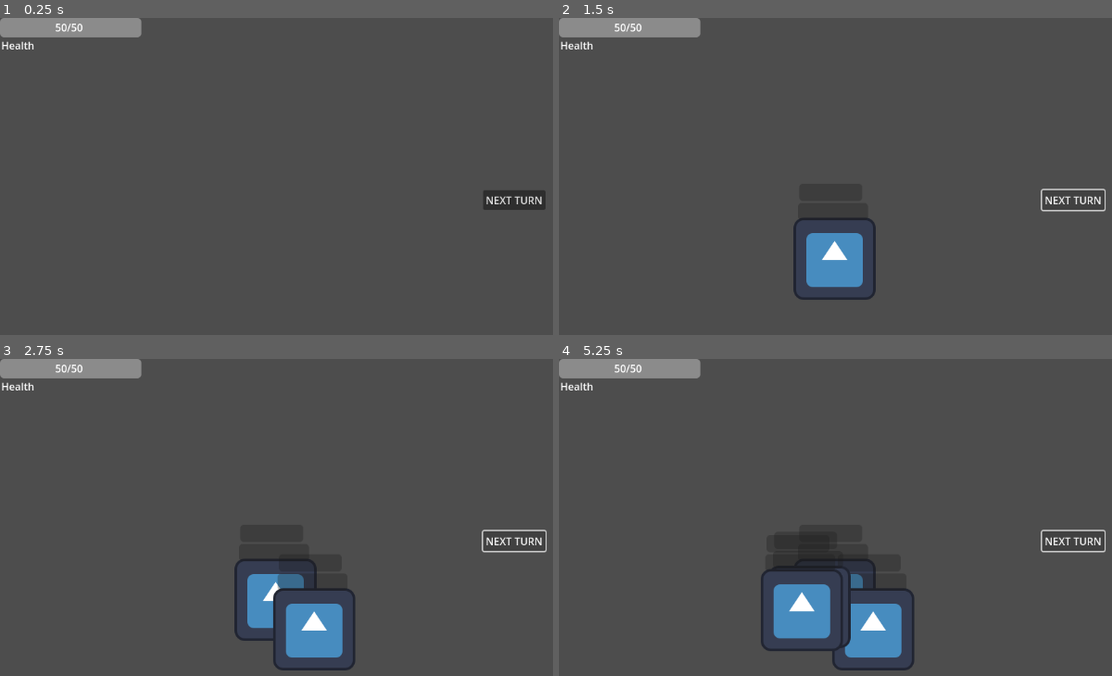
Above: before the commit, frames 1-4 (two rows, left to right).
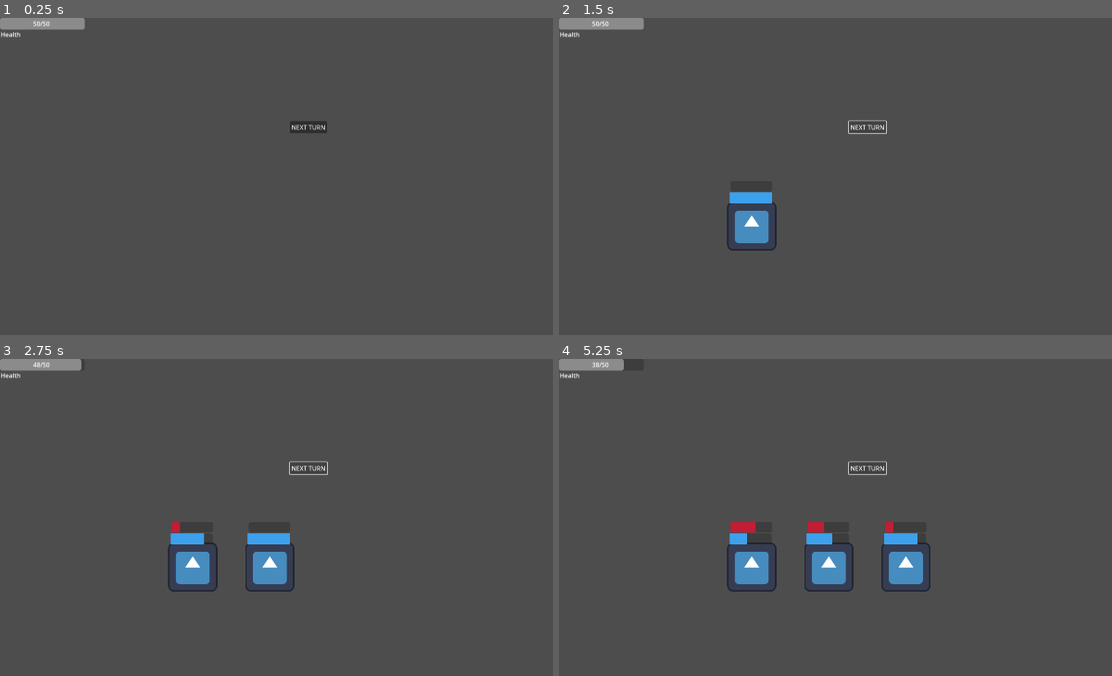
Above: after the commit, the same moments.

Repository: akpulaski/GameOff2023
Game: Godot game, scene res://game_controller.tscn
The game is run twice, just before and just after one commit, with the same random seed, the same clock (stepped at 60 frames per second) and the same inputs. The project has no main scene, so this scene is started directly. The engine's default icon, where the game draws it, is replaced by a stand-in: a white triangle on a blue panel in a dark square.
Inputs:
- Up to frame 1 (0.25 s): no input
- Up to frame 2 (1.5 s): click "NEXT TURN" at 0.5 s; click "NEXT TURN" at 1.25 s
- Up to frame 3 (2.75 s): click "NEXT TURN" at 2 s
- Up to frame 4 (5.25 s): tap Enter at 2.75, 4.25 s; tap Space at 3.5, 5 s

The runs differ from the first frame. In frame 1, 2.0% of the frame differs, in the area x 0-99%, y 0-61%; in frame 2, 4.9%; in frame 3, 7.1%; in frame 4, 10%, in the area x 0-99%, y 0-99%.

Commit message:
working max enemies

Diff:
--- a/Enemy.gd
+++ b/Enemy.gd
@@ -21,6 +21,8 @@
 func _ready():
 	$HungerMeter.max_value=MAX_HUNGER
 	$PatienceMeter.max_value=MAX_PATIENCE
+	Hunger=0
+	Patience=MAX_PATIENCE
 	pass # Replace with function body.
 
 func on_turn_change():
--- /dev/null
+++ b/EnemyPosition.gd
@@ -0,0 +1,4 @@
+class_name EnemyPos
+
+var occupied = false
+var coords = Vector2.ZERO
--- a/GameController.gd
+++ b/GameController.gd
@@ -4,6 +4,10 @@
 	PLAYER,
 	ENEMY
 }
+var MAX_ENEMIES = 3
+var enemyAmount = 0
+var enemypositions = []
+var possiblePositions = [Vector2(500,540),Vector2(700,540),Vector2(900,540)]
 var turnState:
 	set(value):
 		turnState=value
@@ -14,8 +18,8 @@
 				pass
 			#on enemy turn, call functions/stuff
 			TURNSTATES.ENEMY:
+				get_tree().call_group("enemies","on_turn_change")
 				spawnEnemy(1,0)
-				#find way to call the on_turn_change of every active enemy
 				print("ENEMY TURN START")
 				pass
 	get:
@@ -45,13 +49,25 @@
 # Called when the node enters the scene tree for the first time.
 func spawnEnemy(amount,_type):
 	for i in amount:
-		var enemy = load("res://enemy.tscn").instantiate()
-		add_child(enemy)
-		enemy.position = Vector2(randi_range(300,500),randi_range(300,500))
+		if enemyAmount<MAX_ENEMIES:
+			enemyAmount+=1
+			var enemy = load("res://enemy.tscn").instantiate()
+			add_child(enemy)
+			print(enemyAmount)
+			for j in MAX_ENEMIES:
+				if not enemypositions[j].occupied:
+					enemy.position = enemypositions[j].coords
+					enemypositions[j].occupied = true
+					break
+
 func _ready():
 	$UI.get_node("HealthBar").max_value=MAX_PLAYER_HP
 	PlayerHP = MAX_PLAYER_HP
 	turnState = TURNSTATES.PLAYER
+	for i in MAX_ENEMIES:
+		enemypositions.append(EnemyPos.new())
+		enemypositions[i].coords=possiblePositions[i]
+		print(enemypositions[i].coords)
 
 	pass # Replace with function body.
 
--- a/enemy.tscn
+++ b/enemy.tscn
@@ -1,9 +1,15 @@
-[gd_scene load_steps=3 format=3 uid="uid://5q7e2yhydgk1"]
+[gd_scene load_steps=5 format=3 uid="uid://5q7e2yhydgk1"]
 
 [ext_resource type="Script" path="res://Enemy.gd" id="1_mnssy"]
 [ext_resource type="Texture2D" uid="uid://bh248dr2j0alv" path="res://icon.svg" id="2_8cdnt"]
 
-[node name="Enemy" type="Node2D"]
+[sub_resource type="StyleBoxFlat" id="StyleBoxFlat_wi1w1"]
+bg_color = Color(0.756863, 0.113725, 0.207843, 1)
+
+[sub_resource type="StyleBoxFlat" id="StyleBoxFlat_lkcrn"]
+bg_color = Color(0.239216, 0.627451, 0.92549, 1)
+
+[node name="Enemy" type="Node2D" groups=["enemies"]]
 script = ExtResource("1_mnssy")
 
 [node name="Sprite2D" type="Sprite2D" parent="."]
@@ -12,8 +18,9 @@
 [node name="HungerMeter" type="ProgressBar" parent="."]
 offset_left = -55.0
 offset_top = -117.0
-offset_right = 43.0
+offset_right = 53.0
 offset_bottom = -90.0
+theme_override_styles/fill = SubResource("StyleBoxFlat_wi1w1")
 show_percentage = false
 
 [node name="PatienceMeter" type="ProgressBar" parent="."]
@@ -21,4 +28,5 @@
 offset_top = -87.0
 offset_right = 52.0
 offset_bottom = -60.0
+theme_override_styles/fill = SubResource("StyleBoxFlat_lkcrn")
 show_percentage = false
--- a/project.godot
+++ b/project.godot
@@ -14,6 +14,12 @@
 config/features=PackedStringArray("4.1", "GL Compatibility")
 config/icon="res://icon.svg"
 
+[display]
+
+window/size/viewport_width=1920
+window/size/viewport_height=1080
+window/size/mode=3
+
 [dotnet]
 
 project/assembly_name="game off jam test"
